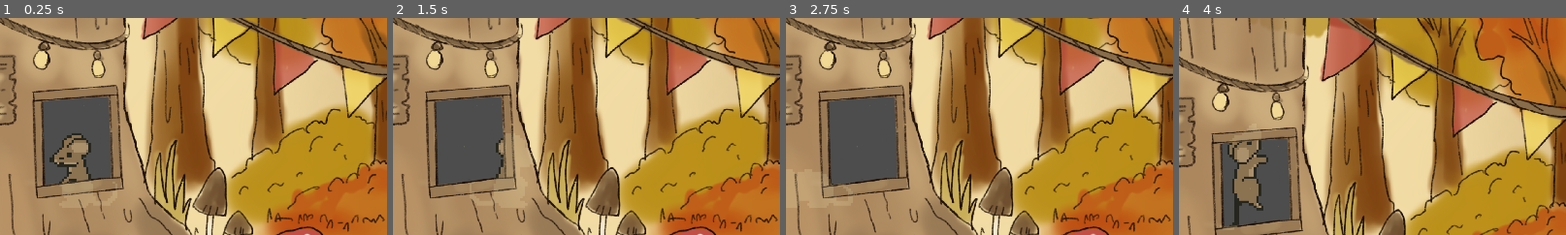
Above: before the commit, frames 1-4 (left to right).
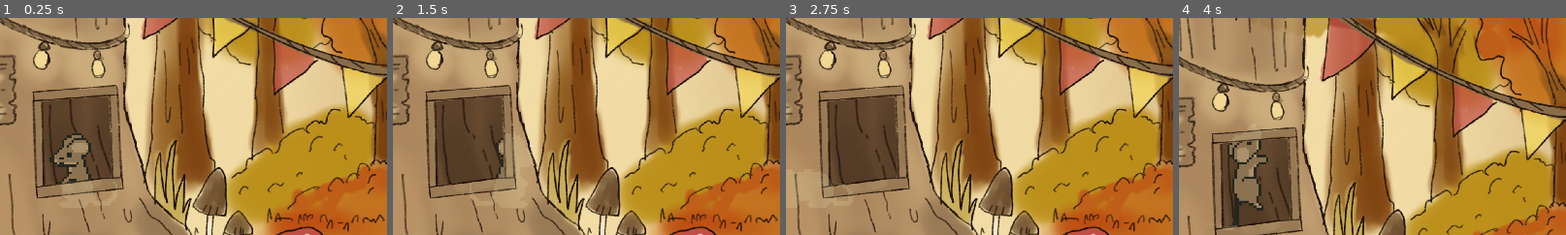
Above: after the commit, the same moments.

Repository: ashtherz/roots
Game: Godot game, scene res://scenes/Overworld.tscn
Same seed, same stepped clock (60 frames per second), same inputs: the game is played once before the commit and once after it. This scene is started directly instead of the project's main scene.
Inputs (mouse positions are % of the whole screen's width and height, from its top left):
- Up to frame 1 (0.25 s): no input
- Up to frame 2 (1.5 s): tap Enter at 0.5 s; move the mouse to (72, 45) at 0.52 s; hold Right (ui_right) 0.53-1.25 s; tap Z (Interact) at 0.6 s; click (72, 45) at 0.67 s; tap Up (PlatformerJump) at 0.77 s; drag from (30, 55) to (45, 70) at 1.27 s
- Up to frame 3 (2.75 s): tap Space at 2 s; move the mouse to (60, 28) at 2.02 s; hold Left (ui_left) from 2.03 s (still down); tap F at 2.1 s
- Up to frame 4 (4 s): release Left (ui_left) at 2.75 s; drag from (45, 70) to (20, 35) at 2.77 s; tap Enter at 3.5 s; move the mouse to (80, 65) at 3.52 s; hold Right (ui_right) from 3.53 s (still down); tap Z (Interact) at 3.6 s; tap Up (PlatformerJump) at 3.77 s
The pictures show only the part of the screen within x 50-100%, y 29-78%; the shares and areas given below are measured in that part.

The runs differ from the first frame. In frame 1, 4.9% of the frame differs, in the area x 11-29%, y 36-77%; in frame 2, 6.2%; in frame 3, 6.4%; in frame 4, 4.1%.

Commit message:
Start screen background

Diff:
--- a/game/scenes/Overworld.tscn
+++ b/game/scenes/Overworld.tscn
@@ -94,6 +94,14 @@
 scale = Vector2(0.5, 0.5)
 texture = ExtResource("4_gacct")
 
+[node name="IntroScreen2" type="Sprite2D" parent="." unique_id=410641601]
+modulate = Color(0.55, 0.48555836, 0.44550002, 1)
+z_index = -1
+texture_filter = 2
+position = Vector2(-2114, -564)
+scale = Vector2(-0.5, 0.5)
+texture = ExtResource("4_gacct")
+
 [node name="IntroCameraLimits" type="Area2D" parent="." unique_id=205241314]
 script = ExtResource("5_w51ix")
 enableSilhouette = true
